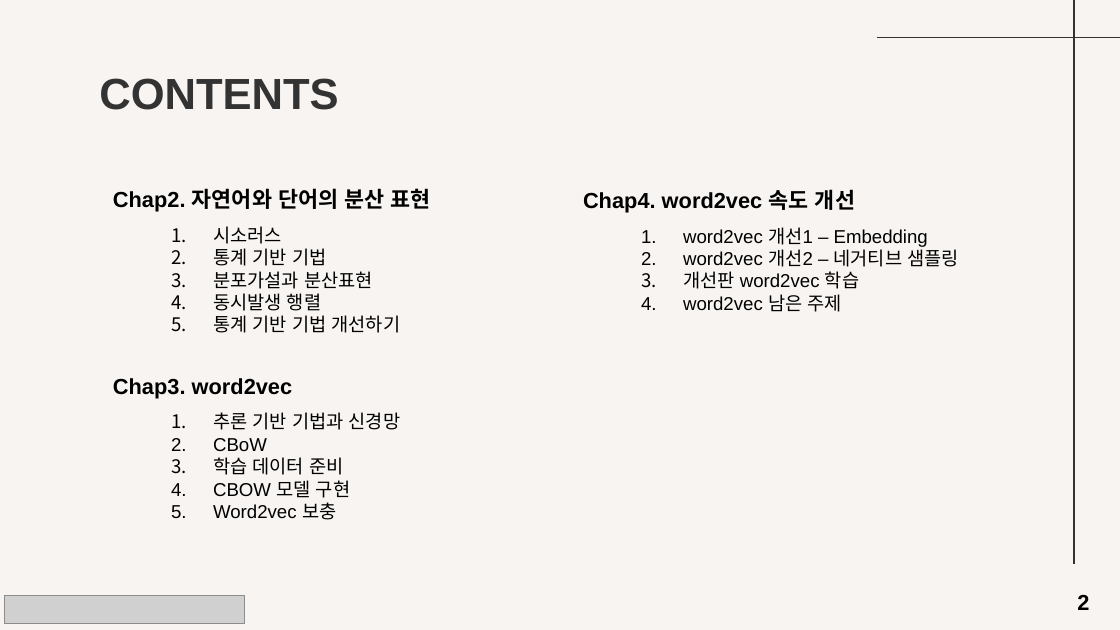
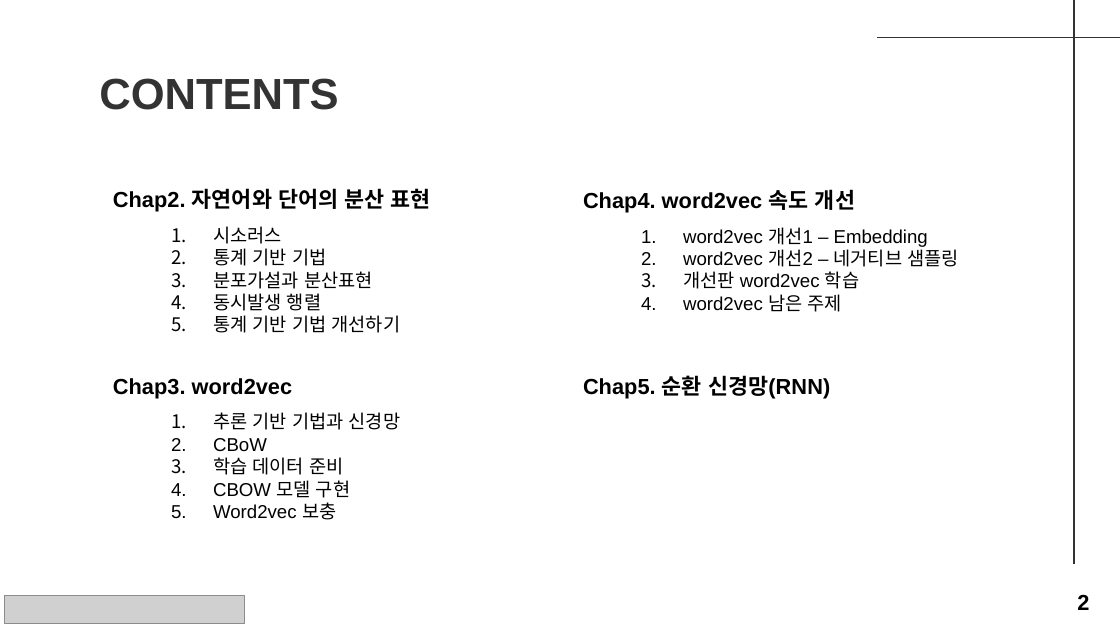
Before and after one commit to seungdeng/Deep-Learning-from-Scratch, a slide deck: slide 2 of study/발표자료/20250220_밑딥2_이승건_chap234발표자료.pptx. Drawn at 1120x630 pixels with LibreOffice and Linux fonts; fonts in the diff are those of the drawing; grey boxes stand for pictures. Boxes give left, top, right and bottom in pixels: in the first picture for what was removed or moved away, otherwise in the second. Text is boxed around its words. In the diff, an @@ line names an element or a change of style, - is before the commit and + after.

```diff
--- a/study/발표자료/20250220_밑딥2_이승건_chap234발표자료.pptx
+++ b/study/발표자료/20250220_밑딥2_이승건_chap234발표자료.pptx
@@ background #F7F4F1 to #FFFFFF @@
@@ text added at box(583, 375, 830, 399), 14 pt, text #000000, bold @@
+Chap5. 순환 신경망(RNN)
```
Also in this commit, not shown: 11 other slides changed, 7 slides added, 6 slides removed, 2 other files.
